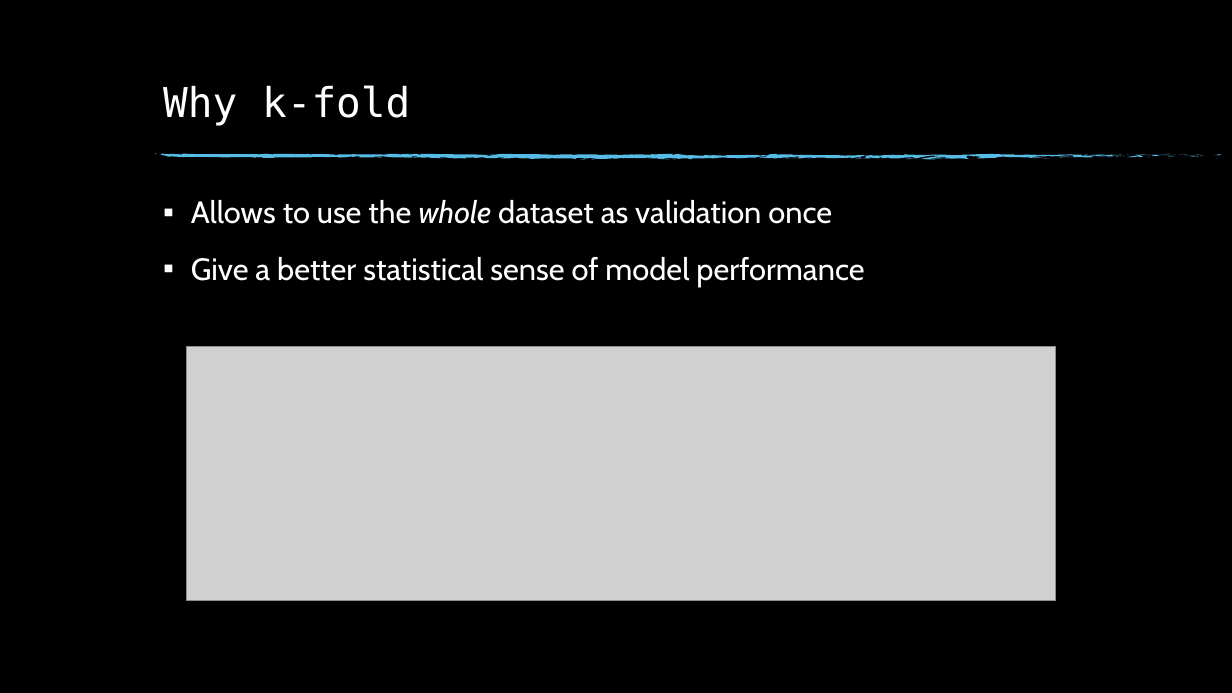
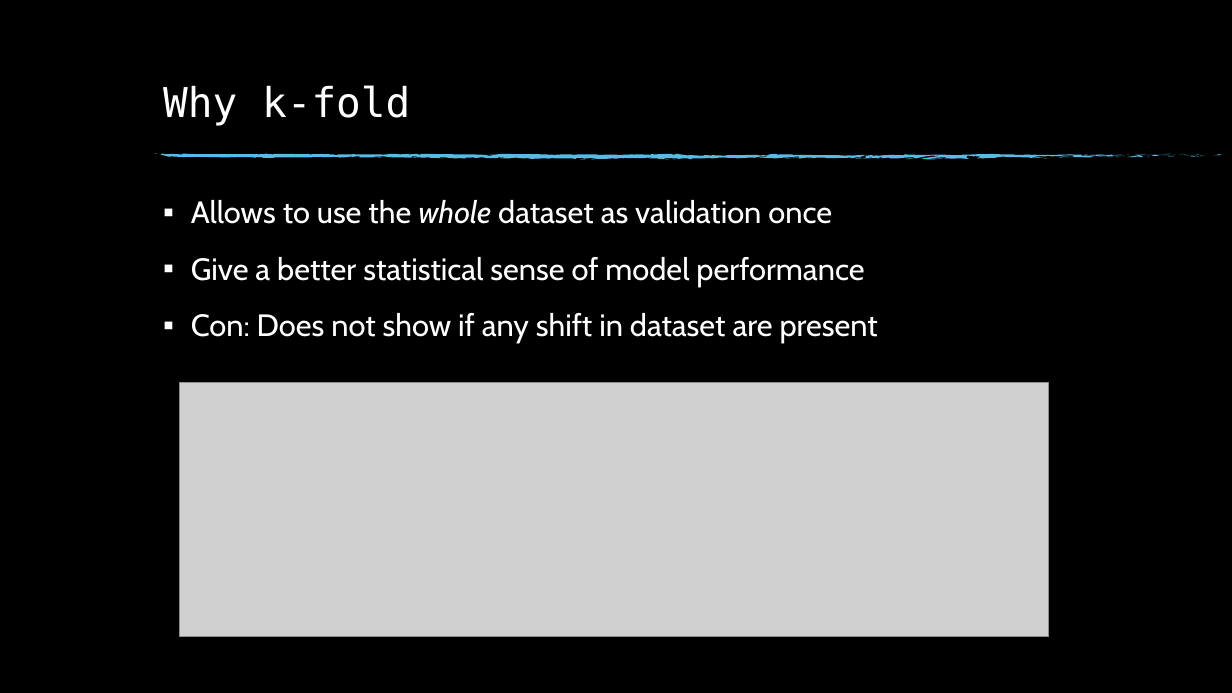
Before and after one commit to Fllask/EAWAG, a slide deck: slide 10 of Forecast/Baseline models.pptx. Drawn at 1232x693 pixels with LibreOffice and Linux fonts; fonts in the diff are those of the drawing; grey boxes stand for pictures; background and template pictures are left out. Boxes give left, top, right and bottom in pixels: in the first picture for what was removed or moved away, otherwise in the second. Text is boxed around its words. In the diff, an @@ line names an element or a change of style, - is before the commit and + after.

```diff
--- a/Forecast/Baseline models.pptx
+++ b/Forecast/Baseline models.pptx
@@ text at [191,313,878,343]: paragraph added @@
+▪ Con: Does not show if any shift in dataset are present
@@ picture: place and size @@
-picture at [187,347,1056,601]
+picture at [179,383,1049,637]
```
Also in this commit, not shown: 1 other slide changed, 33 slides added, 1 slide removed, 9 other files.
